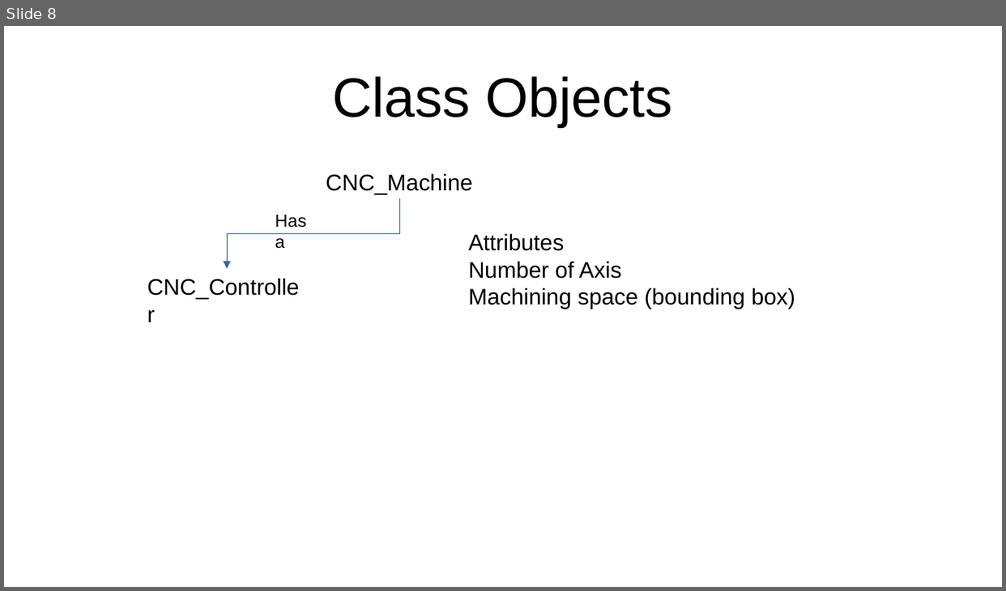
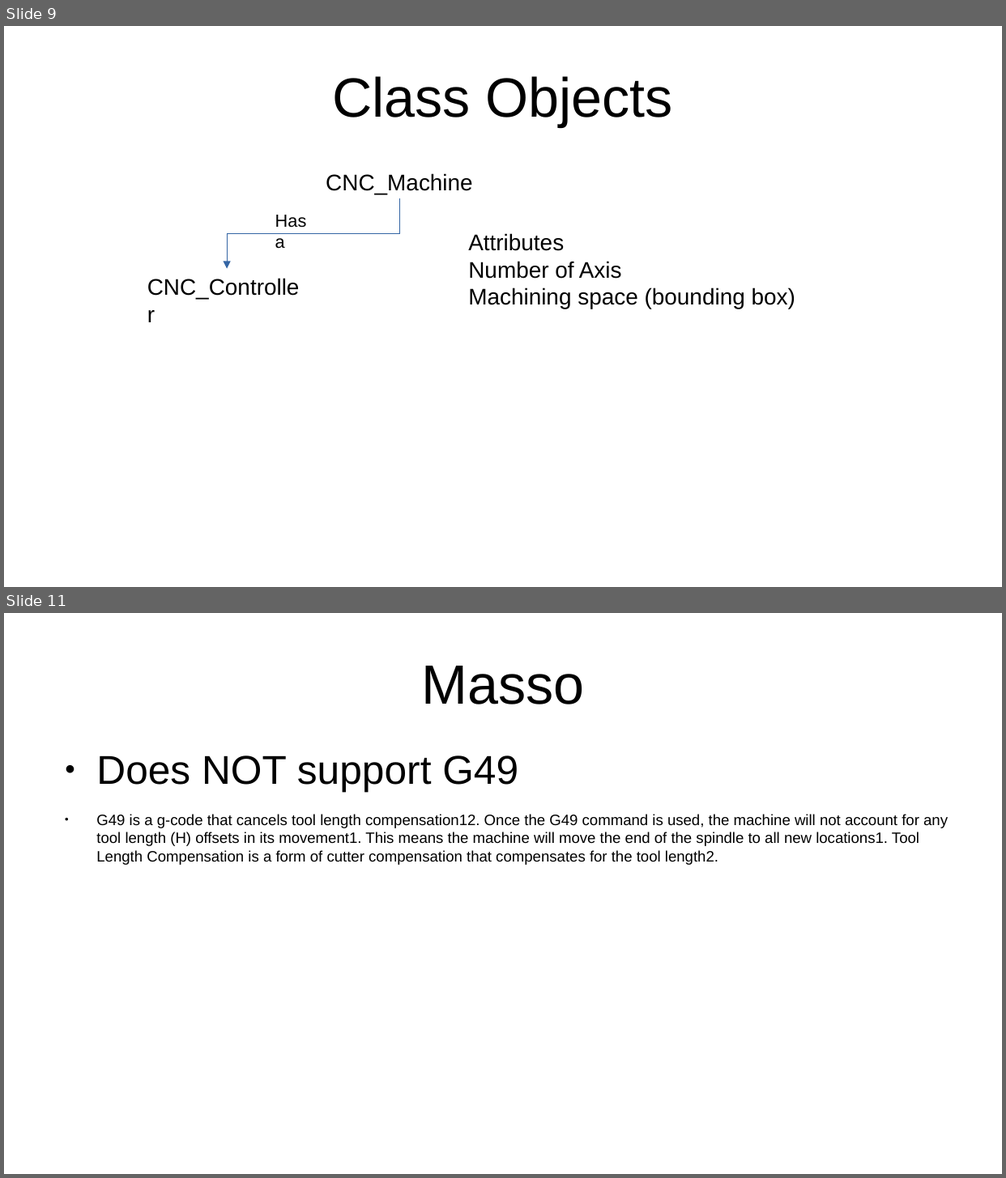
Before and after one commit to ShamanTcler/FreeCadPost, a slide deck: PostDoc 1.odp. Shown one above the other, each under a label of ours: slide 8 before the commit, slides 9 and 11 after it; the slides between them are not shown. The pictures are 1006x591 and 1006x1178 pixels, drawn with LibreOffice and Linux fonts; fonts in the diff are those of the drawing. Boxes give left, top, right and bottom in pixels: in the first picture for what was removed or moved away, otherwise in the second. Text is boxed around its words. In the diff, an @@ line names an element or a change of style, - is before the commit and + after.

```diff
--- a/PostDoc 1.odp
+++ b/PostDoc 1.odp
@@ slide 11 added at box(4, 613, 1002, 1174), background #FFFFFF @@
@@ title added at box(421, 666, 584, 705), 44 pt, text #000000 @@
+Masso
@@ text added at box(96, 756, 948, 865), 12 pt, text #000000 @@
+● Does NOT support G49
+● G49 is a g-code that cancels tool length compensation12. Once the G49 command is used, the machine will not account for any tool length (H) offsets in its movement1. This means the machine will move the end of the spindle to all new locations1. Tool Length Compensation is a form of cutter compensation that compensates for the tool length2.
@@ what was slide 8 is now slide 9 @@
```
Also in this commit, not shown: 1 slide changed, 2 other slides added, 11 other files.
